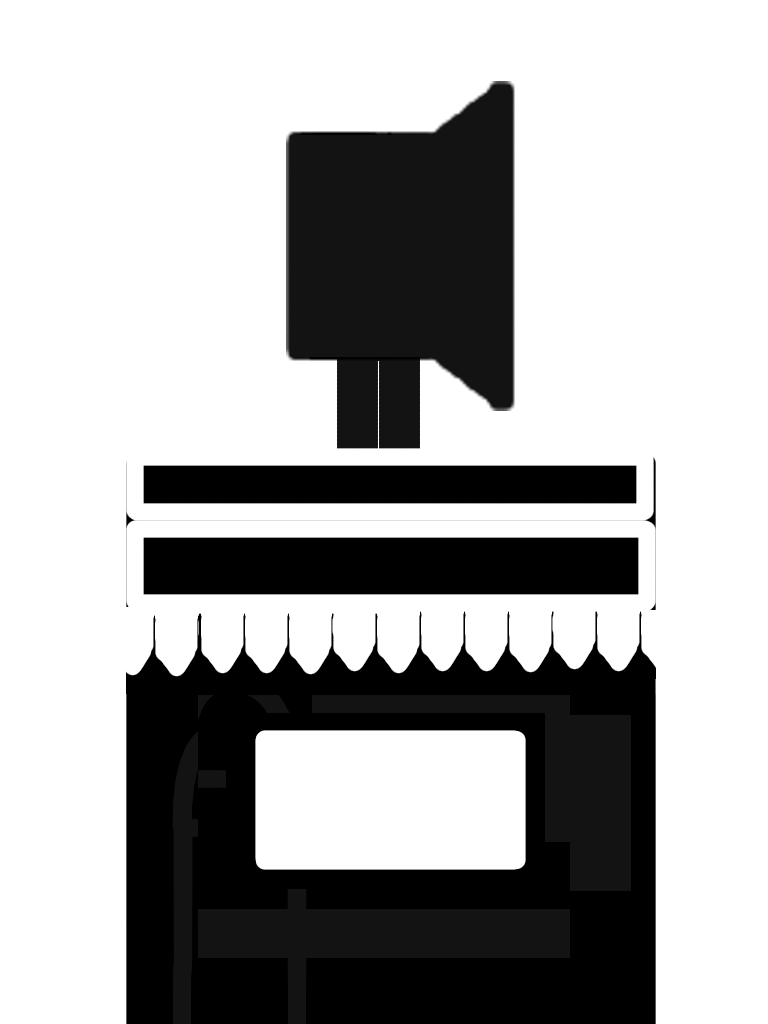
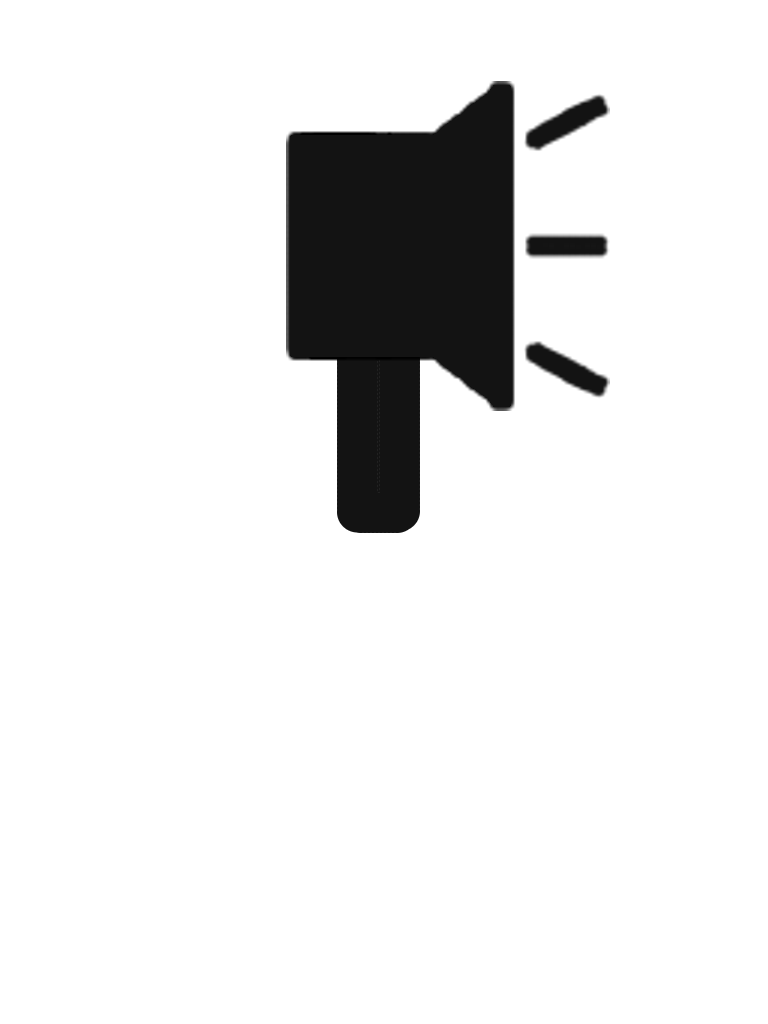
Two versions of the same layered image (768x1024). Layer-by-layer changes:
painted on "Layer 3(pasted)" over [126, 76, 673, 1024]
hid "Layer 1", painted on it over [126, 76, 673, 1024]
painted on "Layer 4" over [126, 76, 673, 1024]
painted on "Background" over [126, 76, 673, 1024]
